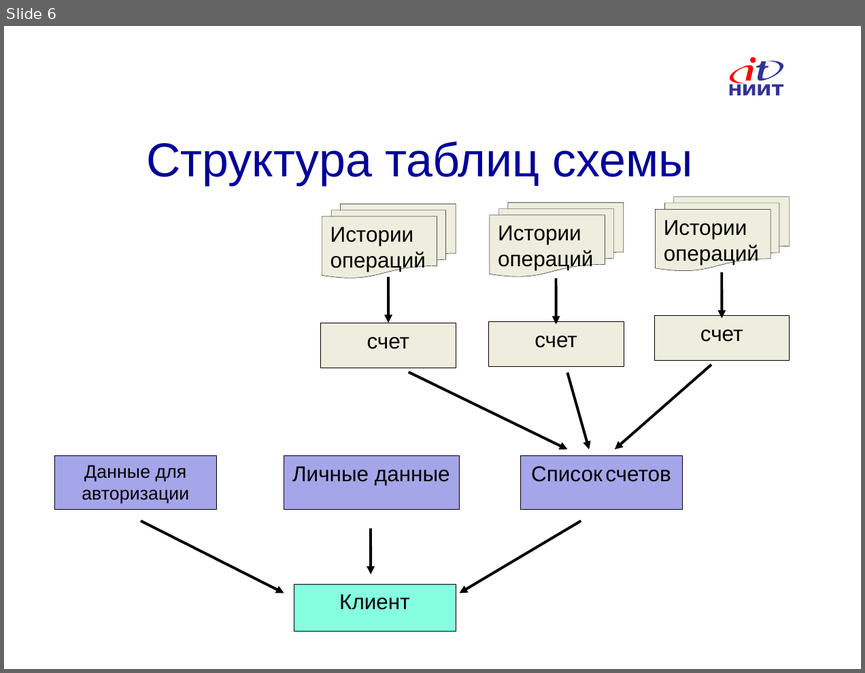
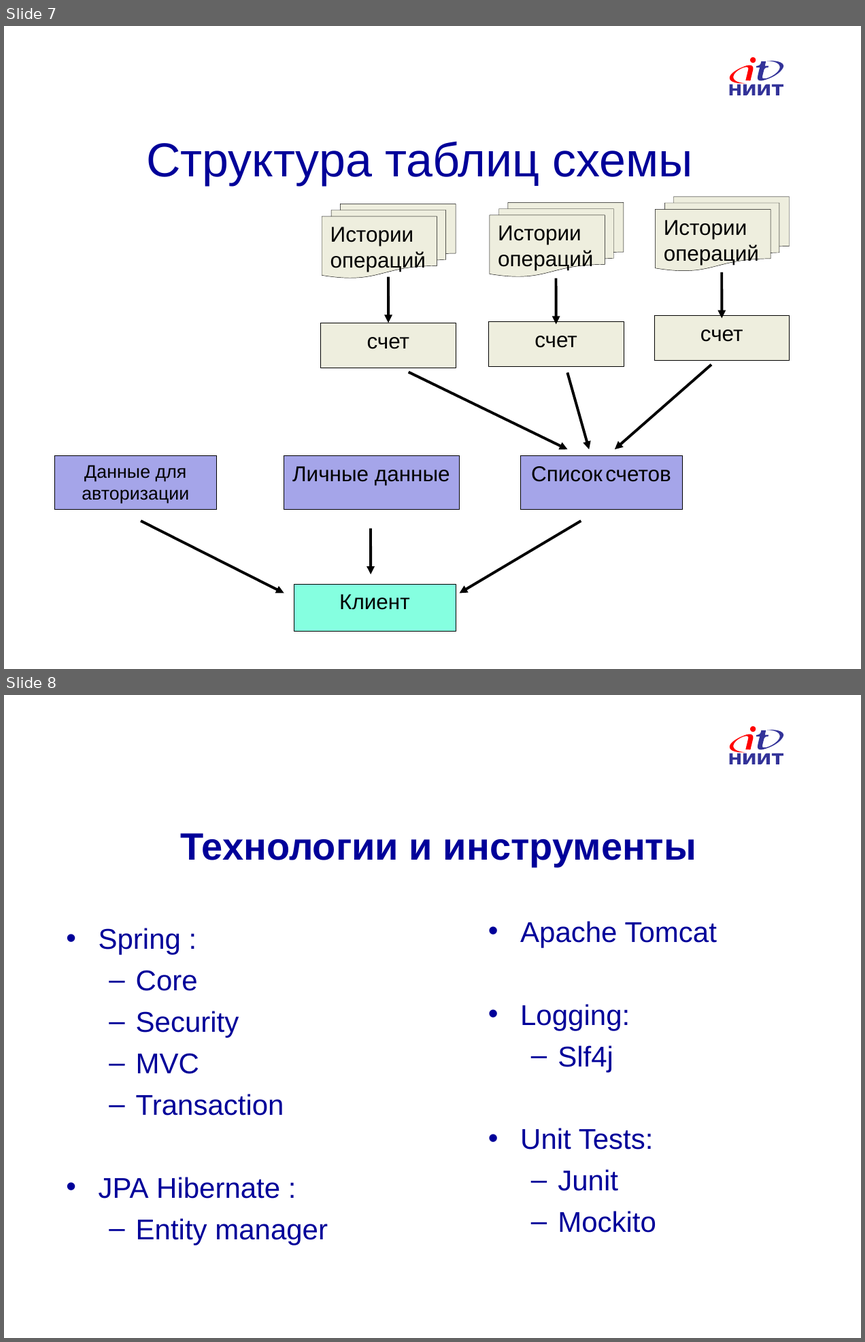
Before and after one commit to AndreyAMolkov/ProgramModelBank, a slide deck: BKP/molkov_bank_new.ppt. Shown one above the other, each under a label of ours: slide 6 before the commit, slides 7 and 8 after it. The pictures are 865x673 and 865x1342 pixels, drawn with LibreOffice and Linux fonts; fonts in the diff are those of the drawing; background and template pictures are left out. Boxes give left, top, right and bottom in pixels: in the first picture for what was removed or moved away, otherwise in the second. Text is boxed around its words. In the diff, an @@ line names an element or a change of style, - is before the commit and + after.

```diff
--- a/BKP/molkov_bank_new.ppt
+++ b/BKP/molkov_bank_new.ppt
@@ slide 8 added at (4,695,861,1338), background picture (left out); not listed: 7 template elements that a slide beside it also shows @@
@@ title added at (180,833,696,867), 32 pt, text #000099, bold @@
+Технологии и инструменты
@@ text added at (99,928,328,1244), 24 pt, text #000099 @@
+• Spring :
+  – Core
+  – Security
+  – MVC
+  – Transaction
+• JPA Hibernate :
+  – Entity manager
@@ text added at (520,921,717,1232), 24 pt, text #000099 @@
+• Apache Tomcat
+• Logging:
+  – Slf4j
+• Unit Tests:
+  – Junit
+  – Mockito
@@ text added at (68,1280,426,1323), 14 pt, text #FFFFFF @@
+Nortel Networks Confidential
@@ what was slide 6 is now slide 7 @@
```
Also in this commit, not shown: 4 slides changed, 3 other files.
